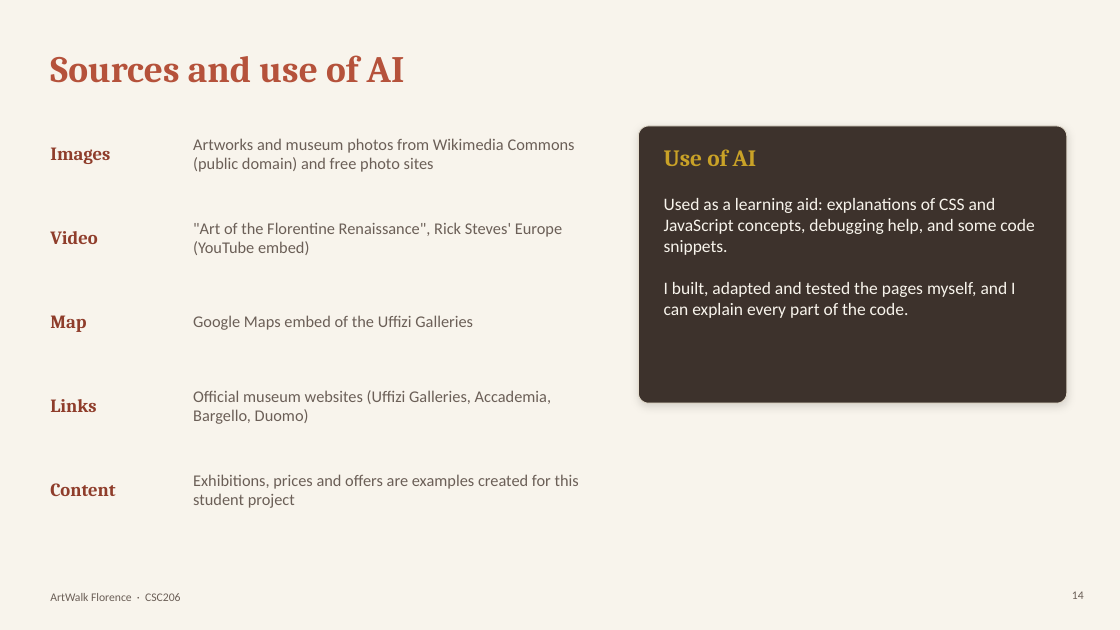
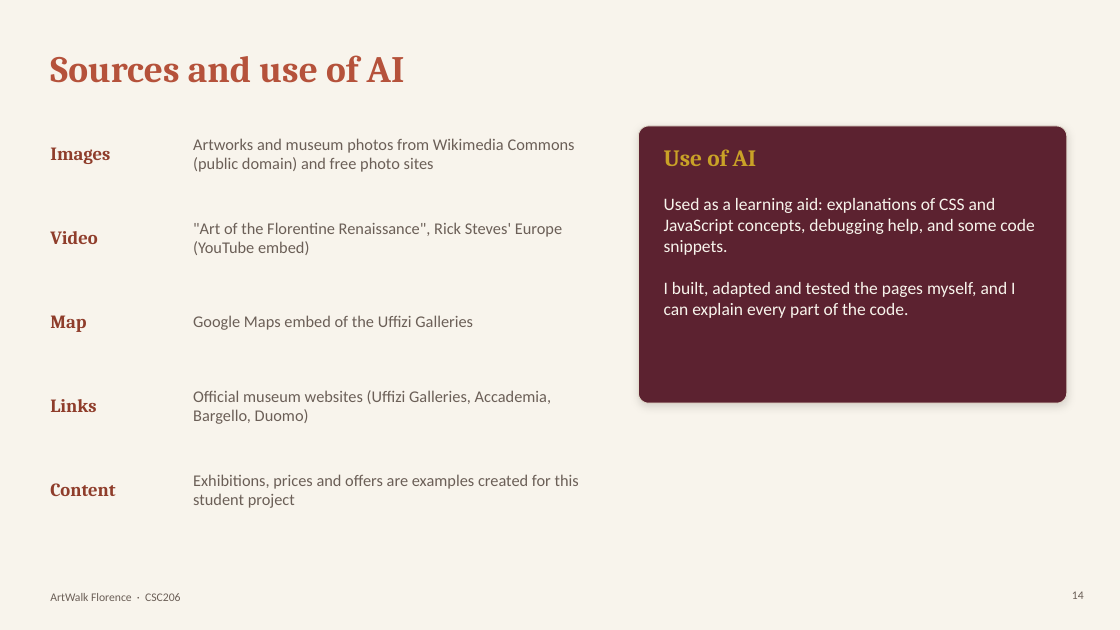
Before and after one commit to Kntouanoglou/Claude, a slide deck: slide 14 of artwalk-florence/presentation/ArtWalk-Florence-Presentation.pptx. Drawn at 1120x630 pixels with LibreOffice and Linux fonts; fonts in the diff are those of the drawing. Boxes give left, top, right and bottom in pixels: in the first picture for what was removed or moved away, otherwise in the second. Text is boxed around its words. In the diff, an @@ line names an element or a change of style, - is before the commit and + after.

```diff
--- a/artwalk-florence/presentation/ArtWalk-Florence-Presentation.pptx
+++ b/artwalk-florence/presentation/ArtWalk-Florence-Presentation.pptx
@@ rounded rectangle at [639,126,1067,403]: fill #3D322C to #5C2230 @@
```
Also in this commit, not shown: 10 other slides changed.
